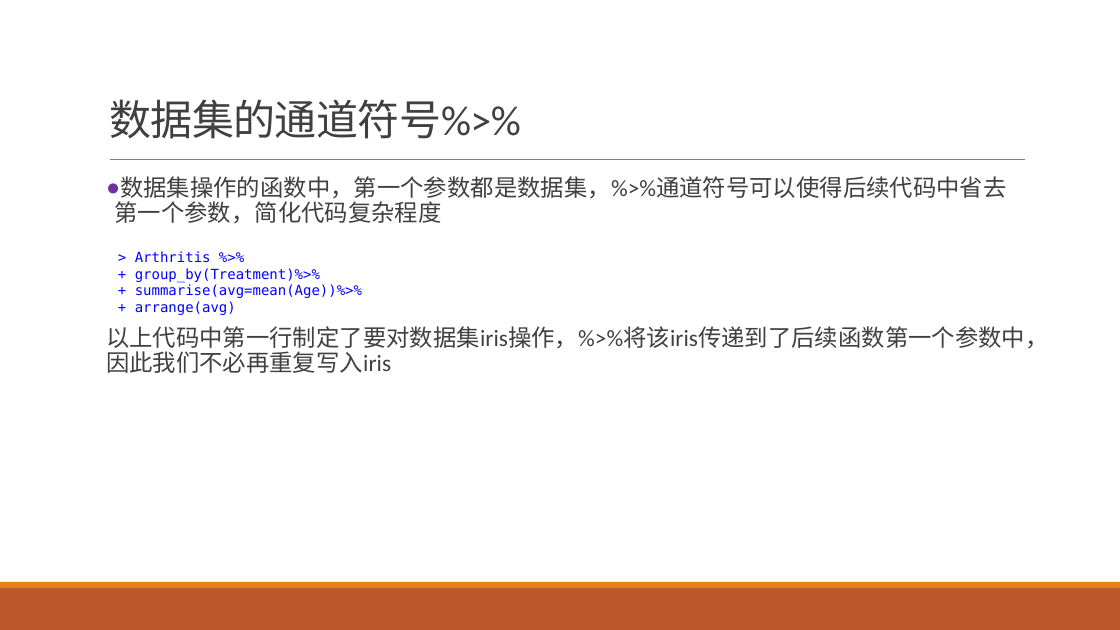
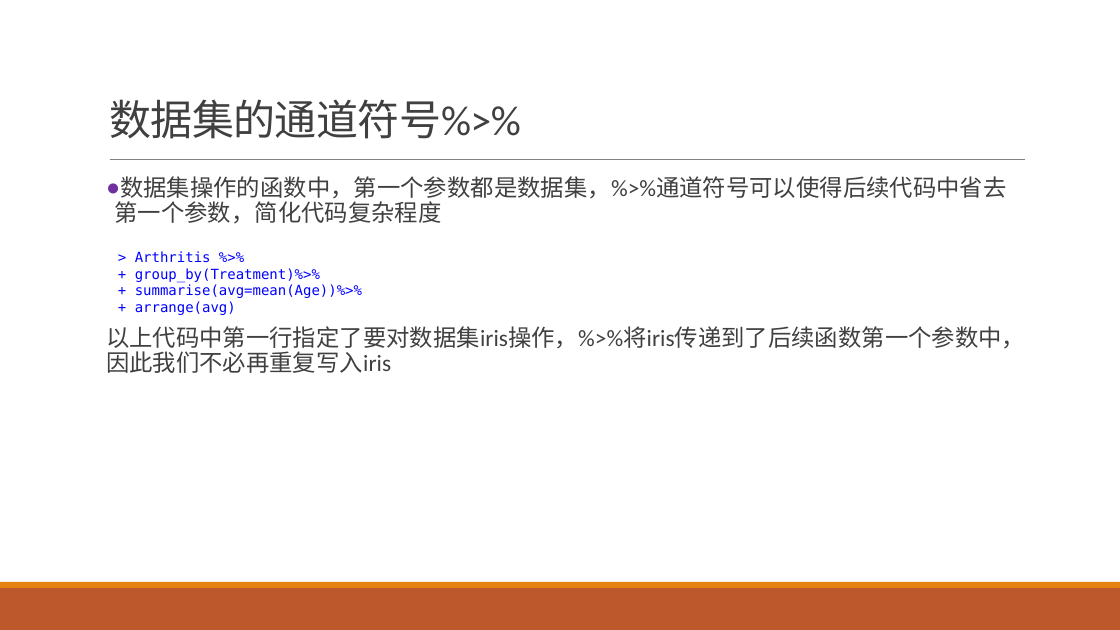
Before and after one commit to exoplanetX/DataAnalytics, a slide deck: slide 23 of 实验3-探索性分析.pptx. Drawn at 1120x630 pixels with LibreOffice and Linux fonts; fonts in the diff are those of the drawing. Boxes give left, top, right and bottom in pixels: in the first picture for what was removed or moved away, otherwise in the second. Text is boxed around its words. In the diff, an @@ line names an element or a change of style, - is before the commit and + after.

```diff
--- a/实验3-探索性分析.pptx
+++ b/实验3-探索性分析.pptx
@@ text at (x1=106, y1=326, x2=1025, y2=373): text changed @@
-以上代码中第一行制定了要对数据集iris操作，%>%将该iris传递到了后续函数第一个参数中，因此我们不必再重复写入iris
+以上代码中第一行指定了要对数据集iris操作，%>%将iris传递到了后续函数第一个参数中，因此我们不必再重复写入iris
```
Also in this commit, not shown: 1 other slide changed.
